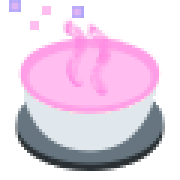
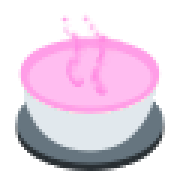
Layer changes from the first 180 × 180 image to the second:
hid "frame copy #7", painted on it over [9,0,111,93]
hid "frame copy #6", painted on it over [9,0,111,93]
hid "frame copy #5", painted on it over [9,0,111,93]
hid "frame copy #4", painted on it over [9,0,111,93]
hid "frame copy #3", painted on it over [9,0,111,93]
hid "frame copy #2", painted on it over [9,0,111,93]
painted on "frame copy #1" over [9,0,111,93]
